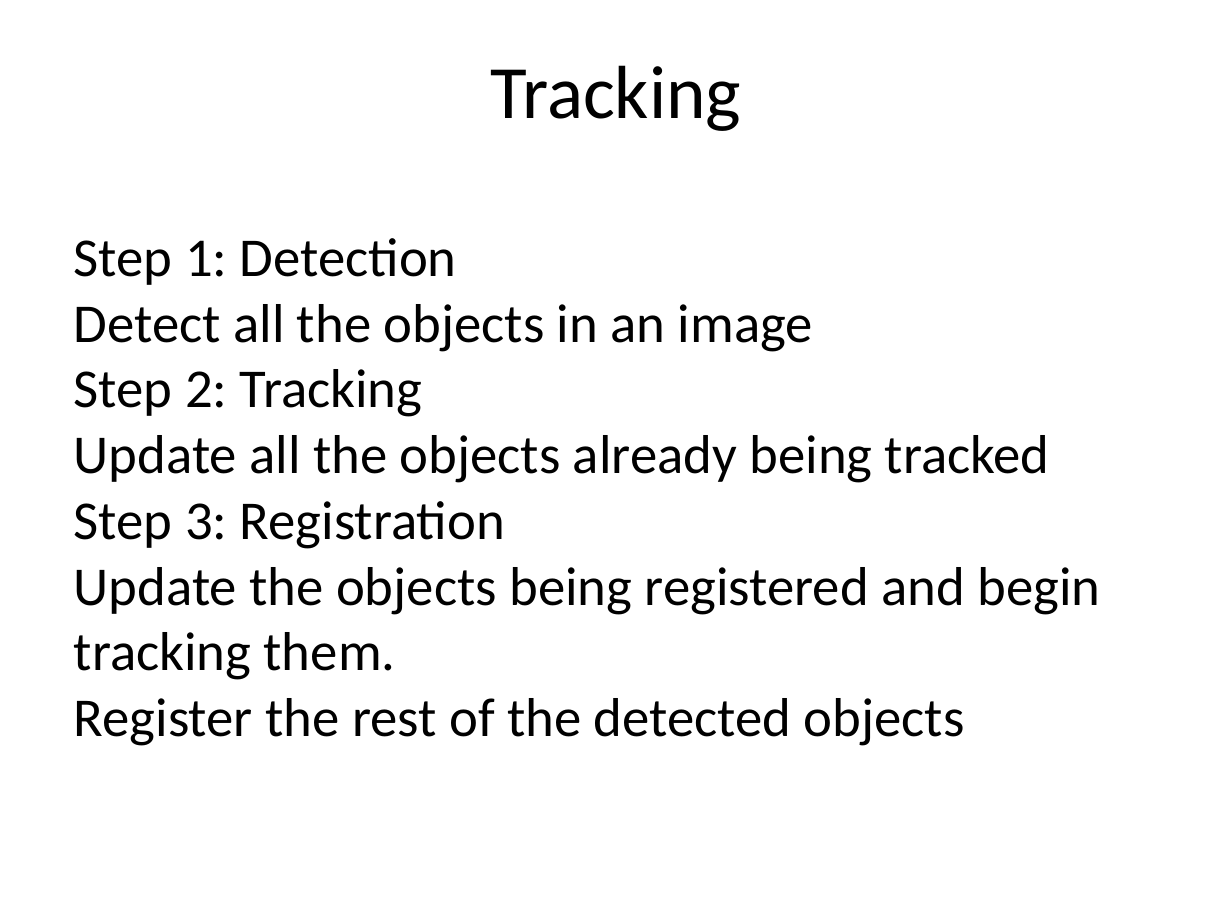
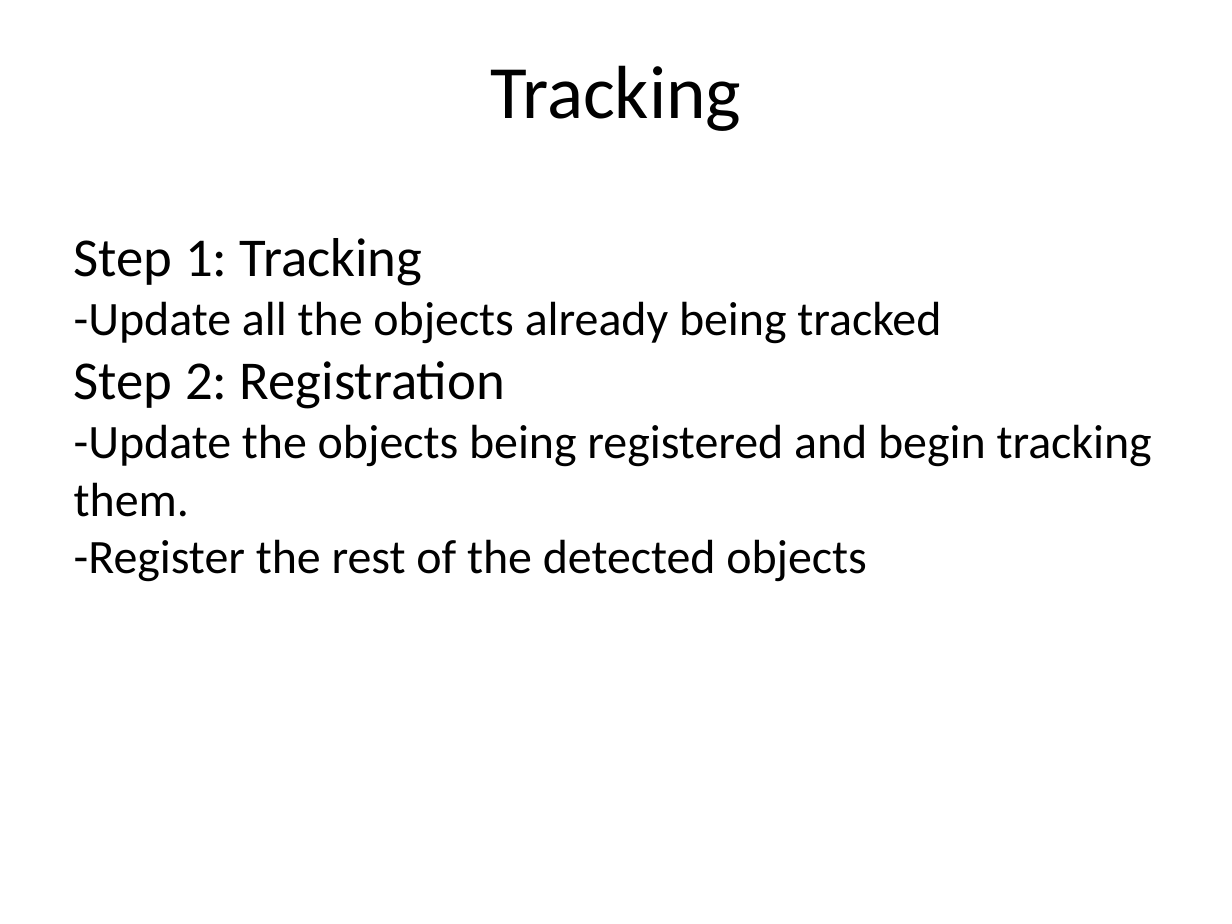
Before and after one commit to shangma/ComputerVisionFinalProject, a slide deck: slide 7 of Final Project.pptx (slide 6 before the commit). Drawn at 1232x924 pixels with LibreOffice and Linux fonts; fonts in the diff are those of the drawing. Boxes give left, top, right and bottom in pixels: in the first picture for what was removed or moved away, otherwise in the second. Text is boxed around its words. In the diff, an @@ line names an element or a change of style, - is before the commit and + after.

Commit message:
ppt

```diff
--- a/Final Project.pptx
+++ b/Final Project.pptx
@@ text at bbox=[74, 238, 1152, 582]: text changed; size 32 to 28 pt @@
-Step 1: Detection
-Detect all the objects in an image
-Step 2: Tracking
-Update all the objects already being tracked
-Step 3: Registration
-Update the objects being registered and begin tracking them.
-Register the rest of the detected objects
+Step 1: Tracking
+-Update all the objects already being tracked
+Step 2: Registration
+-Update the objects being registered and begin tracking them.
+-Register the rest of the detected objects
```
Also in this commit, not shown: 4 other slides changed, 1 slide added.
